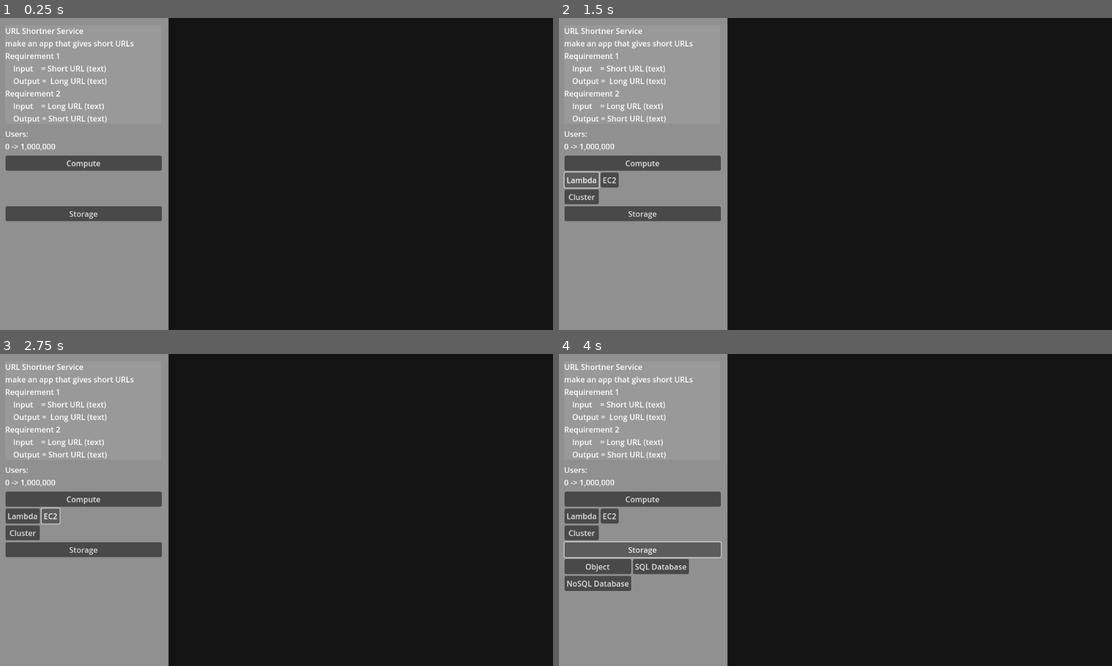
Above: before the commit, frames 1-4 (two rows, left to right).
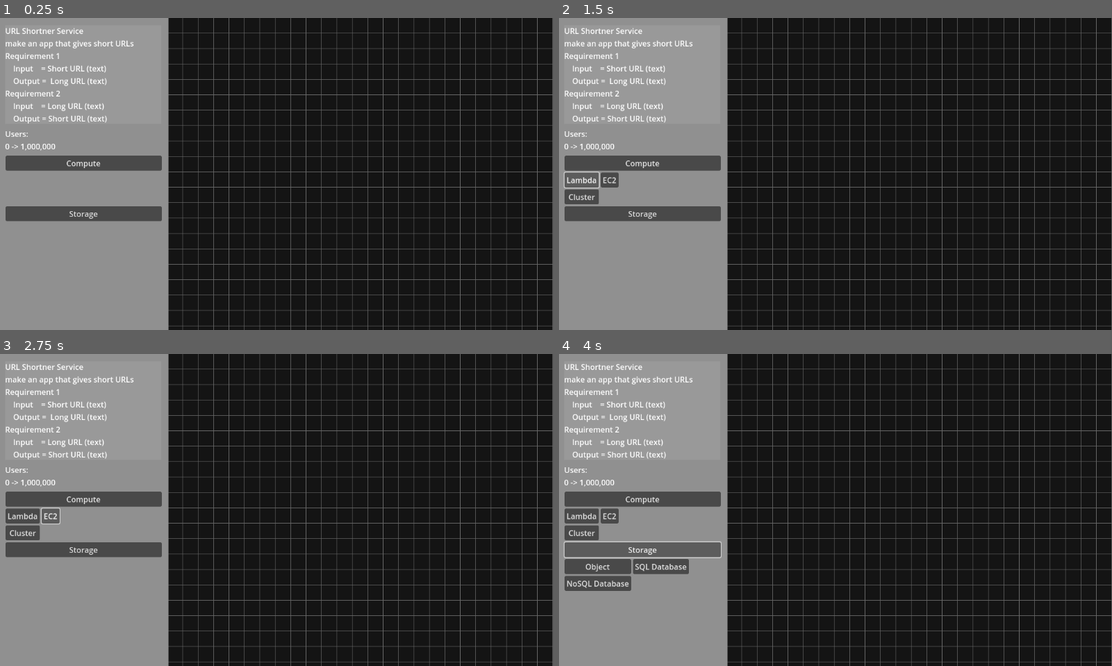
Above: after the commit, the same moments.

Repository: hud987/B2BSaaSSimulator
Game: Godot game, scene res://Scenes/B2BSaaSSimulator.tscn
Two runs of this game, one before a commit and one after it. Both use one fixed random seed, a clock stepped at 60 frames per second and the inputs below.
Inputs:
- Up to frame 1 (0.25 s): no input
- Up to frame 2 (1.5 s): click "Compute" at 0.5 s; click "Lambda" at 1.25 s
- Up to frame 3 (2.75 s): click "EC2" at 2 s
- Up to frame 4 (4 s): click "Cluster" at 2.75 s; click "Storage" at 3.5 s

The runs differ from the first frame. In frame 1, 6.0% of the frame differs, in the area x 30-100%, y 0-100%; in frame 2, 6.0%; in frame 3, 6.0%; in frame 4, 6.0%.

Commit message:
starting grid

Diff:
--- a/Scenes/B2BSaaSSimulator.tscn
+++ b/Scenes/B2BSaaSSimulator.tscn
@@ -1,6 +1,7 @@
-[gd_scene load_steps=3 format=3 uid="uid://ejxl1p4ar3to"]
+[gd_scene load_steps=4 format=3 uid="uid://ejxl1p4ar3to"]
 
 [ext_resource type="Script" uid="uid://chhkvyuxx73dt" path="res://Scenes/grid_container.gd" id="1_t3hkx"]
+[ext_resource type="Script" uid="uid://c885anti66jdg" path="res://Scenes/tile_map_layer.gd" id="1_uuxxg"]
 
 [sub_resource type="StyleBoxFlat" id="StyleBoxFlat_el436"]
 
@@ -20,6 +21,10 @@
 offset_right = 1311.0
 offset_bottom = 786.0
 color = Color(0.080783345, 0.080783345, 0.080783345, 1)
+
+[node name="TileMapLayer" type="TileMapLayer" parent="Grid"]
+navigation_visibility_mode = 1
+script = ExtResource("1_uuxxg")
 
 [node name="Menu" type="Control" parent="."]
 anchors_preset = 0
--- /dev/null
+++ b/Scenes/tile_map_layer.gd
@@ -0,0 +1,13 @@
+extends TileMapLayer
+#extends ColorRect
+
+@export var cell_size : Vector2 = Vector2(32, 32)
+@export var grid_size : Vector2i = Vector2i(40, 30)
+
+func _draw():
+	# Draw vertical lines
+	for x in grid_size.x + 1:
+		draw_line(Vector2(x * cell_size.x, 0), Vector2(x * cell_size.x, grid_size.y * cell_size.y), Color.DIM_GRAY, 1.0)
+	# Draw horizontal lines
+	for y in grid_size.y + 1:
+		draw_line(Vector2(0, y * cell_size.y), Vector2(grid_size.x * cell_size.x, y * cell_size.y), Color.DIM_GRAY, 1.0)
Not shown, added: Scenes/tile_map_layer.gd.uid
